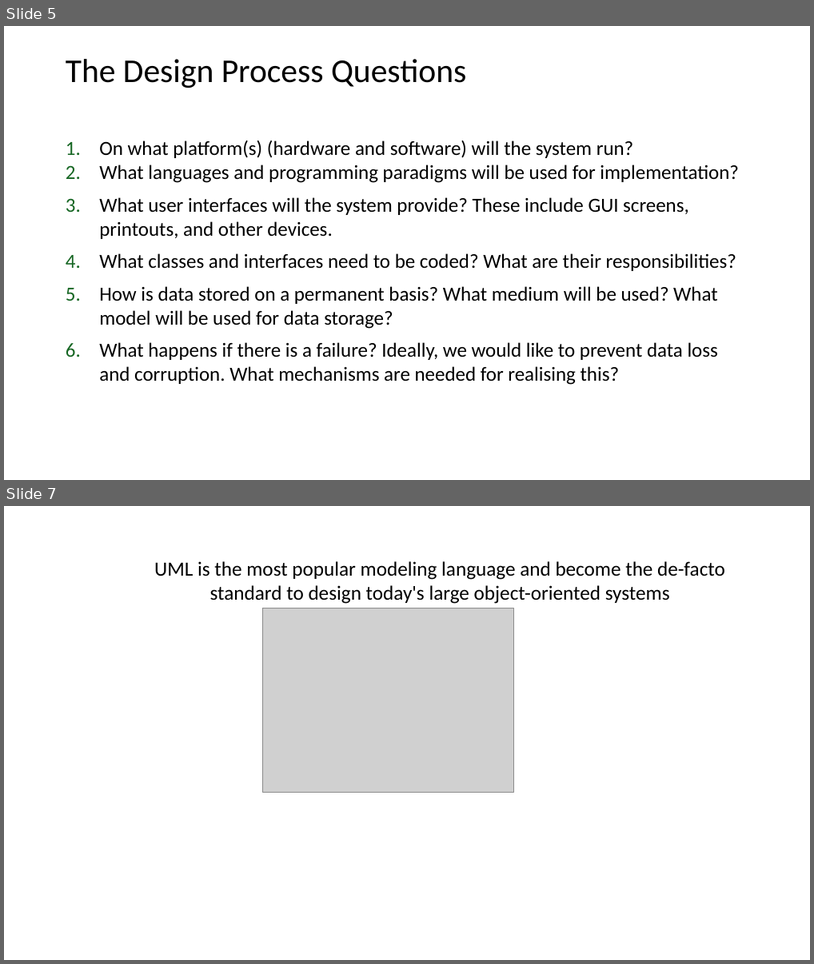
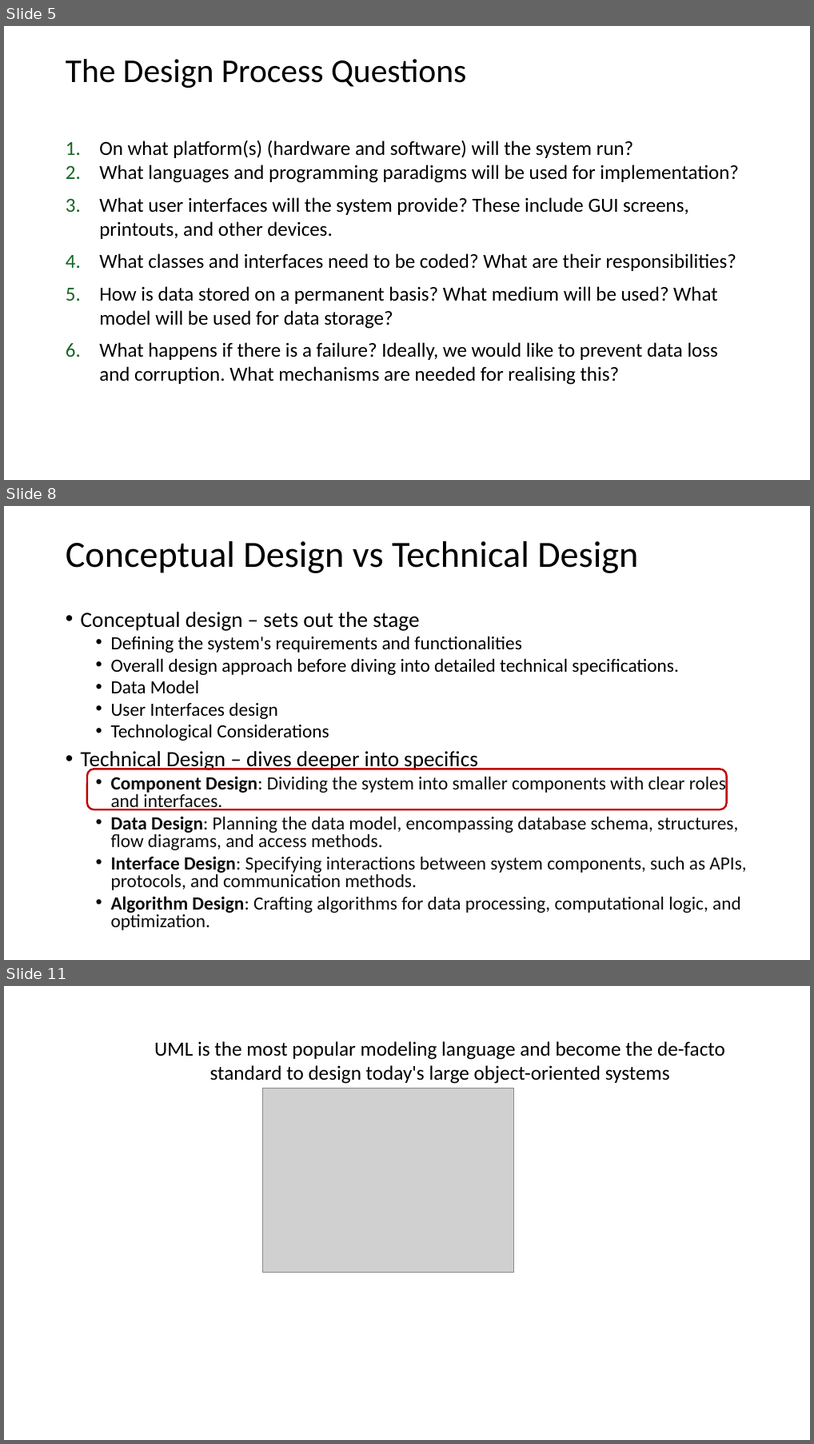
Before and after one commit to johnxu21/johnxu21.github.io, a slide deck: teaching/CS472/Timetable/OOD-V2.pptx. Shown one above the other, each under a label of ours: slides 5 and 7 before the commit, slides 5, 8 and 11 after it; the slides between them are not shown. The pictures are 814x964 and 814x1444 pixels, drawn with LibreOffice and Linux fonts; fonts in the diff are those of the drawing; grey boxes stand for pictures. Boxes give left, top, right and bottom in pixels: in the first picture for what was removed or moved away, otherwise in the second. Text is boxed around its words. In the diff, an @@ line names an element or a change of style, - is before the commit and + after.

```diff
--- a/teaching/CS472/Timetable/OOD-V2.pptx
+++ b/teaching/CS472/Timetable/OOD-V2.pptx
@@ slide 8 added at box(4, 506, 810, 960), background #FFFFFF @@
@@ title added at box(66, 541, 638, 573), 44 pt, text #000000 @@
+Conceptual Design vs Technical Design
@@ text added at box(81, 612, 746, 930), 22.2 pt, text #0D0D0D @@
+• Conceptual design – sets out the stage
+  • Defining the system's requirements and functionalities
+  • Overall design approach before diving into detailed technical specifications.
+  • Data Model
+  • User Interfaces design
+  • Technological Considerations
+• Technical Design – dives deeper into specifics
+  • Component Design: Dividing the system into smaller components with clear roles and interfaces.
+  • Data Design: Planning the data model, encompassing database schema, structures, flow diagrams, and access methods.
+  • Interface Design: Specifying interactions between system components, such as APIs, protocols, and communication methods.
+  • Algorithm Design: Crafting algorithms for data processing, computational logic, and optimization.
@@ rounded rectangle added at box(87, 768, 727, 809), outline #C00000 2.25 pt @@
@@ what was slide 7 is now slide 11 @@
```
Also in this commit, not shown: 6 slides changed, 6 other slides added, 5 slides removed, 1 other file.
